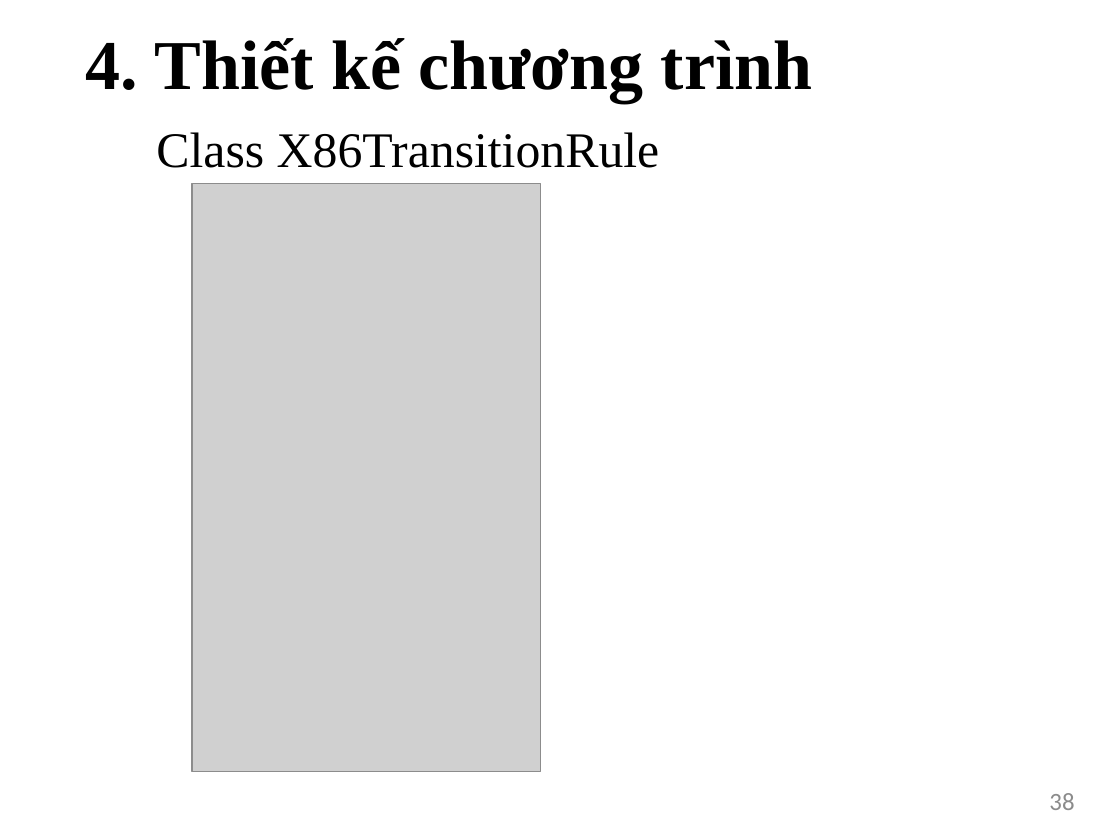
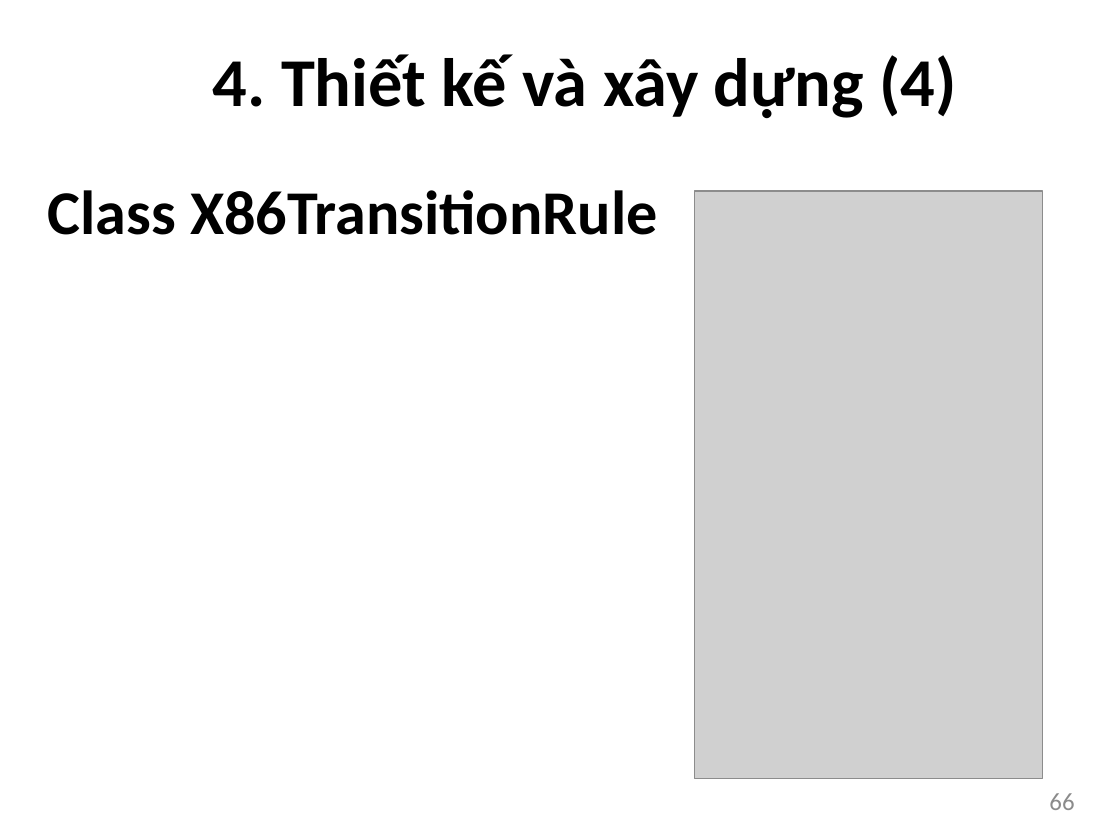
Before and after one commit to bntam/LVTN, a slide deck: slide 66 of Slide/Slide.pptx (slide 38 before the commit). Drawn at 1120x840 pixels with LibreOffice and Linux fonts; fonts in the diff are those of the drawing; grey boxes stand for pictures. Boxes give left, top, right and bottom in pixels: in the first picture for what was removed or moved away, otherwise in the second. Text is boxed around its words. In the diff, an @@ line names an element or a change of style, - is before the commit and + after.

```diff
--- a/Slide/Slide.pptx
+++ b/Slide/Slide.pptx
@@ text removed at (86, 38, 813, 103) @@
-4. Thiết kế chương trình
@@ title added at (213, 54, 956, 119), 44 pt, text #000000, bold @@
+4. Thiết kế và xây dựng (4)
@@ text "Class X86TransitionRule": place and size @@
-text "Class X86TransitionRule" at (156, 132, 660, 168)
+text "Class X86TransitionRule" at (48, 190, 658, 235)
@@ text "Class X86TransitionRule" at (48, 190, 658, 235): size 32 to 40 pt, font Times New Roman to Calibri, bold on @@
@@ picture: place and size @@
-picture at (192, 184, 540, 772)
+picture at (694, 190, 1043, 778)
@@ page number at (1049, 793, 1074, 810): text changed @@
-38
+66
```
Also in this commit, not shown: 50 other slides changed, 44 slides added, 2 slides removed.
